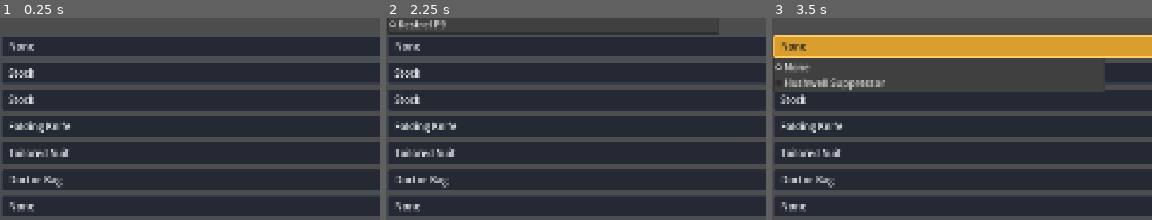
Above: before the commit, frames 1-3 (left to right).
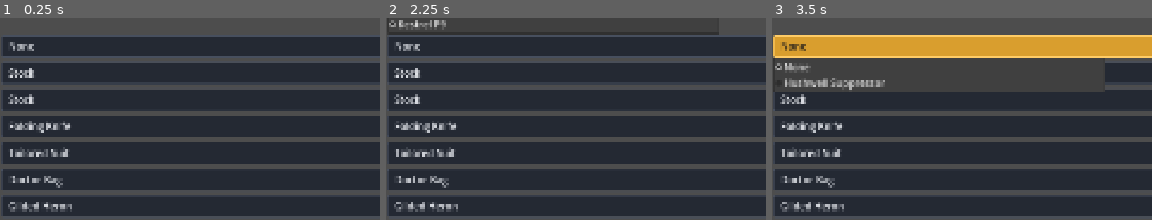
Above: after the commit, the same moments.

Repository: LeviticusFigglebottom/Claude-N-Capers
Game: Godot game, scene res://content/ui/menus/loadout.tscn
Two runs of this game, one before a commit and one after it. Both use one fixed random seed, a clock stepped at 60 frames per second and the inputs below. This scene is started directly instead of the project's main scene.
Inputs:
- Up to frame 1 (0.25 s): no input
- Up to frame 2 (2.25 s): click "Start Heist" at 0.5 s; click "Start Heist" at 1.25 s; click "Kestrel P9" at 2 s
- Up to frame 3 (3.5 s): click "None" at 2.75 s
The pictures show only the part of the screen within x 14-64%, y 15-64%; the shares and areas given below are measured in that part.

The runs differ from the first frame. In frame 1, 0.5% of the frame differs, in the area x 2-19%, y 91-97%; in frame 2, 0.5%; in frame 3, 0.5%.

Commit message:
[B1-04] negative money sign before currency; default profile owns and wears mask.gilded_heron
Co-Authored-By: Claude Opus 5.5 <noreply@anthropic.com>
Claude-Session: https://claude.ai/code/session_01UY8DitCKjvthQK7cYwvcja

Diff:
--- a/game/content/data/save/default_profile.json
+++ b/game/content/data/save/default_profile.json
@@ -8,7 +8,7 @@
 	"banked_stealth_mult": 1.0,
 	"owned_weapons": ["weapon.kestrel_p9"],
 	"owned_mods": ["mod.p9_suppressor", "mod.p9_reflex_sight", "mod.p9_extended_mag"],
-	"owned_masks": [],
+	"owned_masks": ["mask.gilded_heron"],
 	"loadout": {
 		"primary": "",
 		"primary_mods": [],
@@ -19,7 +19,7 @@
 		"deployable": "deployable.doctor_bag",
 		"deployable_secondary": "",
 		"armor": "armor.tailored_suit",
-		"mask": "",
+		"mask": "mask.gilded_heron",
 		"perk_deck": "",
 		"perk_deck_cards": 0,
 		"skills": {}
--- a/game/content/ui/common/ui_text.gd
+++ b/game/content/ui/common/ui_text.gd
@@ -21,7 +21,7 @@
 ## "$12,345" style money (sign kept), via `ui.common.money`.
 static func money(amount: int) -> String:
 	var prefix: String = "-" if amount < 0 else ""
-	return t(&"ui.common.money", {"amount": prefix + group_digits(absi(amount))})
+	return prefix + t(&"ui.common.money", {"amount": group_digits(absi(amount))})
 
 
 ## 12345 -> "12,345".
